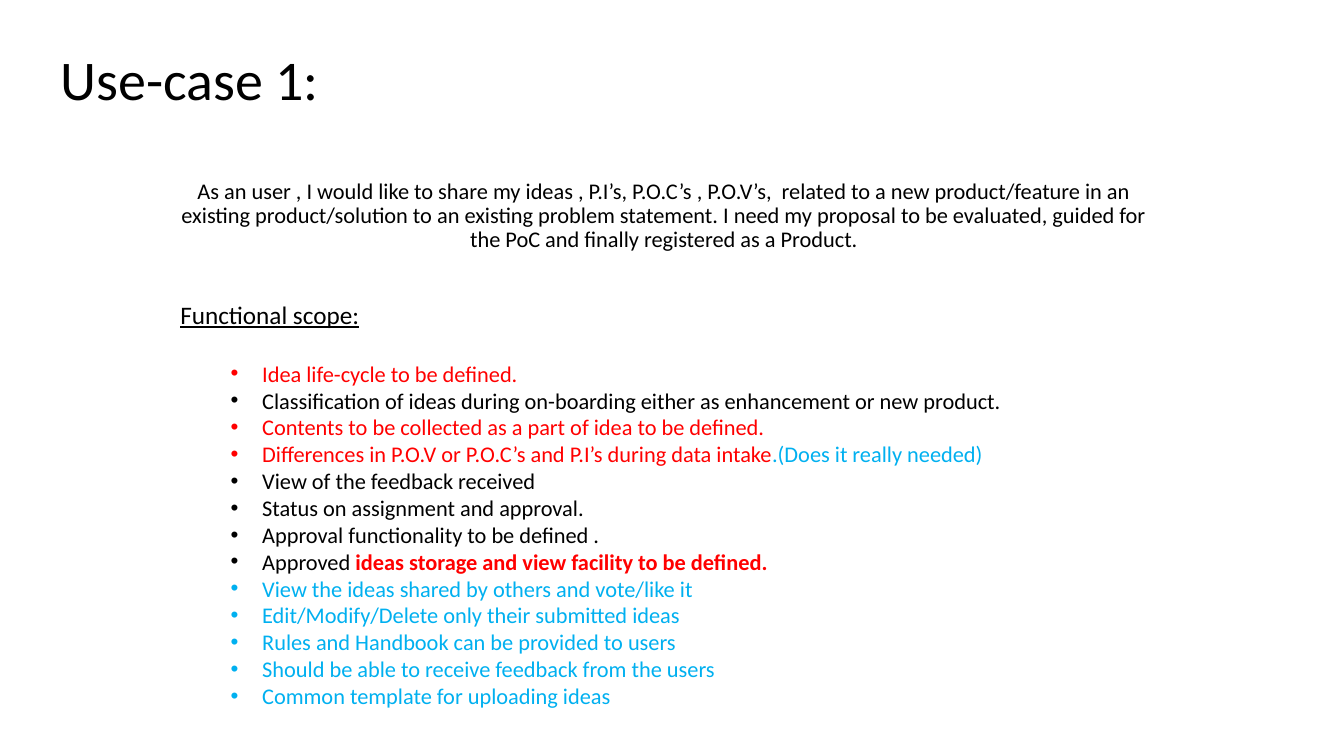
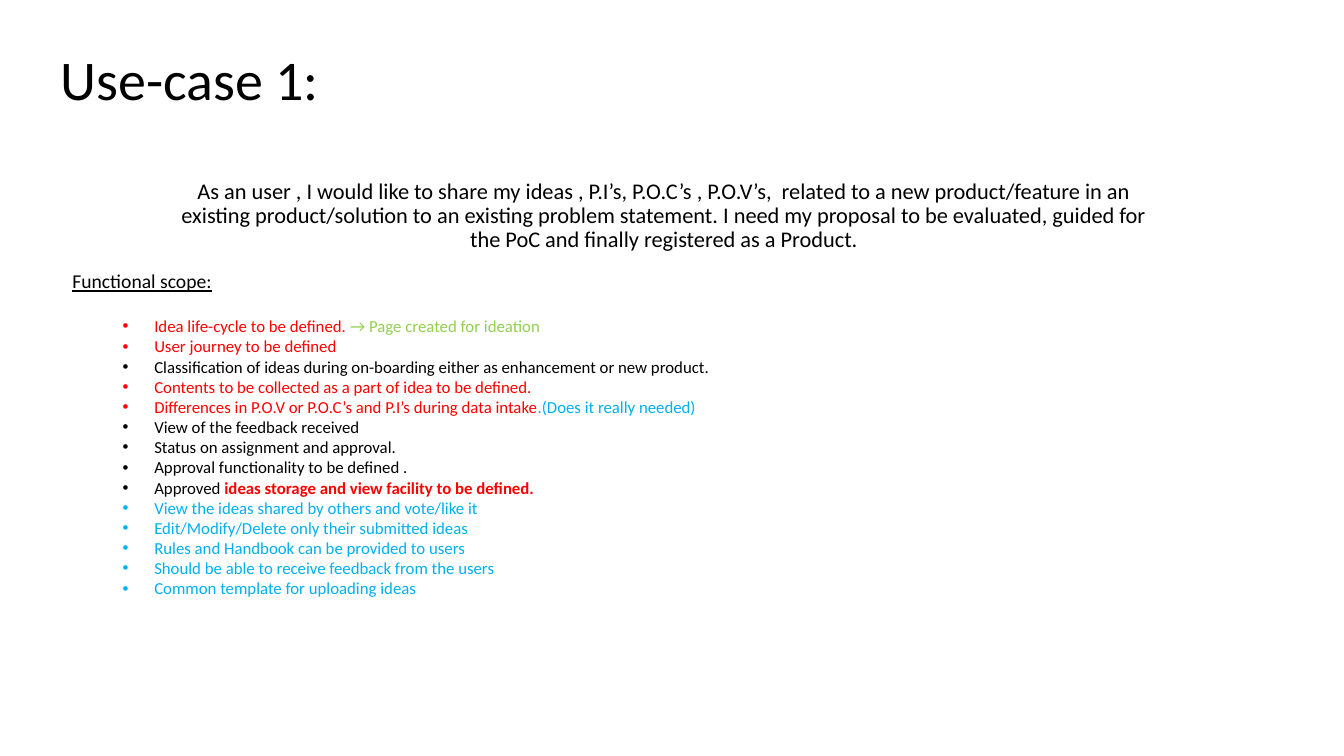
Before and after one commit to Sreenadh1543/ogo-data-holder, a slide deck: slide 2 of 2.use-cases/Use-cases.pptx. Drawn at 1344x756 pixels with LibreOffice and Linux fonts; fonts in the diff are those of the drawing. Boxes give left, top, right and bottom in pixels: in the first picture for what was removed or moved away, otherwise in the second. Text is boxed around its words. In the diff, an @@ line names an element or a change of style, - is before the commit and + after.

Commit message:
Creation of ideation sheets for functional scope

```diff
--- a/2.use-cases/Use-cases.pptx
+++ b/2.use-cases/Use-cases.pptx
@@ text "Functional scope:": place and size @@
-text "Functional scope:" at (180,306,1000,708)
+text "Functional scope:" at (72,274,709,597)
@@ text at (72,274,709,597): size 18 to 14 pt in "Functional scope:"; size 16 to 12 pt in "Classification of ideas during on-boarding either as ...", "Contents to be collected as a part ...", "Differences in P.O.V or P.O.C’s and P.I’s ...", "View of the feedback received" and 8 more places @@
@@ text at (154,320,540,355): text changed; size 16 to 12 pt @@
-  • Idea life-cycle to be defined.
+  • Idea life-cycle to be defined. → Page created for ideation
+  • User journey to be defined
```
